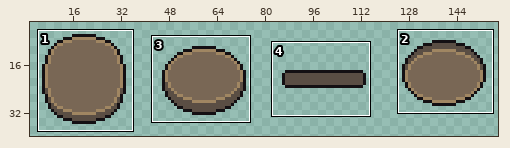
Sprite sheet -- assets/coins/diobol.png. The picture above shows the old version from afar; the outline marks the close-up.
Close-up. Before the edit:
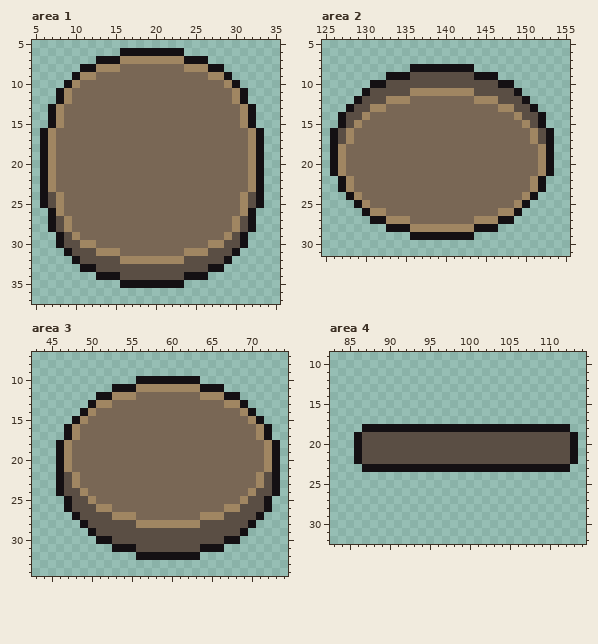
The file is 160x43 pixels. Shown: area 1: x 5..35, y 5..37; area 2: x 125..155, y 5..31; area 3: x 43..74, y 7..34; area 4: x 83..114, y 9..32. The wide view leaves out empty margins.
The same view after the edit:
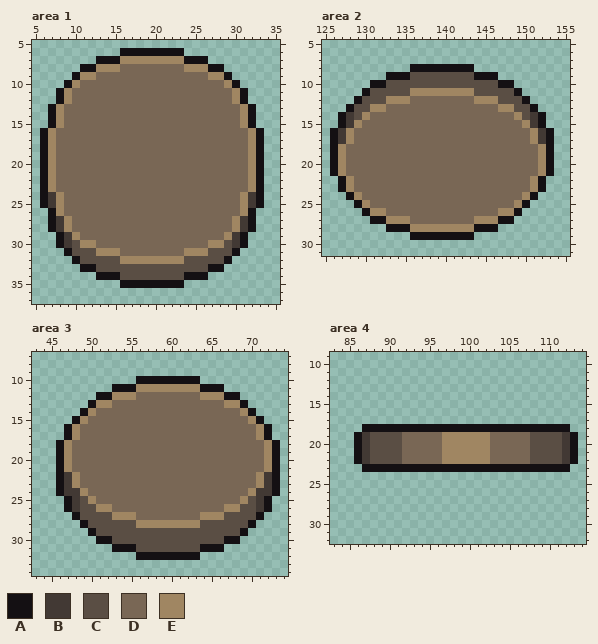
Palette (. is transparent): A #141013  B #423934  C #5a4e44  D #796755  E #a08662
Diff:
--- area 1
@@ x 5..35 @@
 23 .AEDDDDDDDDDDDDDDDDDDDDDDDDEA..
-24 .ACEDDDDDDDDDDDDDDDDDDDDDDECA..
-25 .ACEDDDDDDDDDDDDDDDDDDDDDDECA..
+24 .ABEDDDDDDDDDDDDDDDDDDDDDDEBA..
+25 .ABEDDDDDDDDDDDDDDDDDDDDDDEBA..
 26 ..AEDDDDDDDDDDDDDDDDDDDDDDEA...
-27 ..ACEDDDDDDDDDDDDDDDDDDDDECA...
-28 ..ACEDDDDDDDDDDDDDDDDDDDDECA...
-29 ...ACEDDDDDDDDDDDDDDDDDDECA....
-30 ...ACCEEDDDDDDDDDDDDDDEECCA....
+27 ..ABEDDDDDDDDDDDDDDDDDDDDEBA...
+28 ..ABEDDDDDDDDDDDDDDDDDDDDEBA...
+29 ...ABEDDDDDDDDDDDDDDDDDDEBA....
+30 ...ABCEEDDDDDDDDDDDDDDEECBA....
 31 ....ACCCEEEDDDDDDDDEEECCCA.....
--- area 2
@@ x 125..155 @@
 13 ...ACCEEDDDDDDDDDDDDDDEECCA....
-14 ..ACCEDDDDDDDDDDDDDDDDDDECCA...
-15 ..ACEDDDDDDDDDDDDDDDDDDDDECA...
-16 .ACEDDDDDDDDDDDDDDDDDDDDDDECA..
-17 .ACEDDDDDDDDDDDDDDDDDDDDDDECA..
+14 ..ABCEDDDDDDDDDDDDDDDDDDECBA...
+15 ..ABEDDDDDDDDDDDDDDDDDDDDEBA...
+16 .ABEDDDDDDDDDDDDDDDDDDDDDDEBA..
+17 .ABEDDDDDDDDDDDDDDDDDDDDDDEBA..
 18 .AEDDDDDDDDDDDDDDDDDDDDDDDDEA..
--- area 3
@@ x 43..74 @@
 21 ...AEDDDDDDDDDDDDDDDDDDDDDDDDEA.
-22 ...ACEDDDDDDDDDDDDDDDDDDDDDDECA.
-23 ...ACEDDDDDDDDDDDDDDDDDDDDDDECA.
-24 ...ACCEDDDDDDDDDDDDDDDDDDDDECCA.
-25 ....ACCEDDDDDDDDDDDDDDDDDDECCA..
-26 ....ACCCEEDDDDDDDDDDDDDDEECCCA..
+22 ...ABEDDDDDDDDDDDDDDDDDDDDDDEBA.
+23 ...ABEDDDDDDDDDDDDDDDDDDDDDDEBA.
+24 ...ABBEDDDDDDDDDDDDDDDDDDDDEBBA.
+25 ....ABCEDDDDDDDDDDDDDDDDDDECBA..
+26 ....ABCCEEDDDDDDDDDDDDDDEECCBA..
 27 .....ACCCCEEEDDDDDDDDEEECCCCA...
--- area 4
@@ x 83..114 @@
 18 ....AAAAAAAAAAAAAAAAAAAAAAAAAA..
-19 ...ACCCCCCCCCCCCCCCCCCCCCCCCCCA.
-20 ...ACCCCCCCCCCCCCCCCCCCCCCCCCCA.
-21 ...ACCCCCCCCCCCCCCCCCCCCCCCCCCA.
-22 ...ACCCCCCCCCCCCCCCCCCCCCCCCCCA.
+19 ...ABCCCCDDDDDEEEEEEDDDDDCCCCBA.
+20 ...ABCCCCDDDDDEEEEEEDDDDDCCCCBA.
+21 ...ABCCCCDDDDDEEEEEEDDDDDCCCCBA.
+22 ...ABCCCCDDDDDEEEEEEDDDDDCCCCBA.
 23 ....AAAAAAAAAAAAAAAAAAAAAAAAAA..
